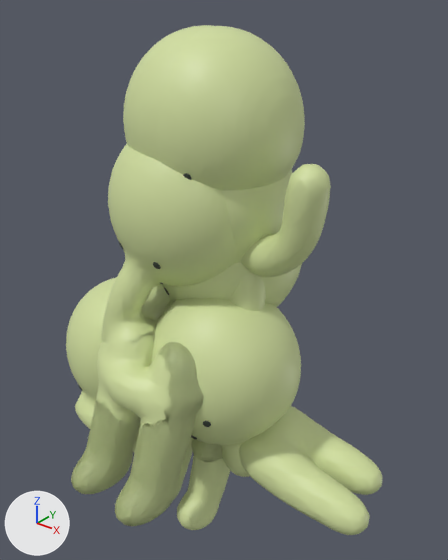
Before and after pictures for a commit that changed the glTF model public/models/smiski-shelf.glb.
Before and after are seen from a camera (50 mm lens) standing at (1.047, -1.232, 1.33) and looking at (0.068, -0.008, 0.571). Lighting does not change. The marker at lower left points along +X, +Y and +Z. The older version comes first. Where no turn or scale is listed for an object, it has been applied to the vertices.

The older version as bpy lines, for what is in view:
```python
me_mesh_10 = bpy.data.meshes.new('Mesh_10')
me_mesh_10.from_pydata(...)  # 4800 vertices, 9596 faces; spans x -0.21..0.398, y -0.188..0.237, z 0.004..1.227
me_mesh_10.materials.append(mat_smiski_resin)  # green #d2dfa0
me_mesh_4 = bpy.data.meshes.new('Mesh_4')
me_mesh_4.from_pydata(...)  # 7340 vertices, 14676 faces; spans x -0.226..0.226, y -0.224..0.305, z -0.226..0.848
me_mesh_4.materials.append(mat_smiski_resin)  # green #d2dfa0
me_mesh_6 = bpy.data.meshes.new('Mesh_6')
me_mesh_6.from_pydata(...)  # 6898 vertices, 13804 faces; spans x -0.241..0.232, y -0.473..0.247, z 0.004..1.032
me_mesh_6.materials.append(mat_smiski_resin)  # green #d2dfa0
ob_continuous_sculpt_002 = bpy.data.objects.new('Continuous sculpt.002', me_mesh_4)
ob_continuous_sculpt_002.location = (0.0, 0.0, 0.0)
ob_continuous_sculpt_003 = bpy.data.objects.new('Continuous sculpt.003', me_mesh_6)
ob_continuous_sculpt_003.location = (0.0, 0.0, 0.0)
ob_continuous_sculpt_005 = bpy.data.objects.new('Continuous sculpt.005', me_mesh_10)
ob_continuous_sculpt_005.location = (0.0, 0.0, 0.0)
# also in view: 'Continuous sculpt.001' at (-0.025, -0.05, 0.223); 'Continuous sculpt.004' at (-0.017, -0.142, 0.508); 'Continuous sculpt' at (-0.011, 0.025, 0.615); 'Continuous sculpt.006' at (0.037, -0.035, 0.232)
```
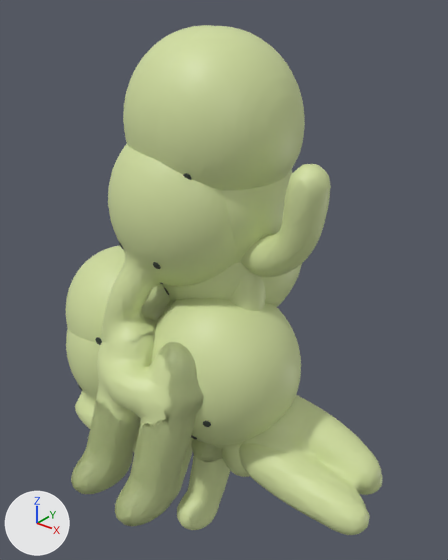
What changed in the scene script:
```text
Add me_mesh_14:
    me_mesh_14.from_pydata(...)  # 5874 vertices, 11748 faces; spans x -0.548..0.584, y -0.22..0.205, z 0.004..0.557
    me_mesh_14.materials.append(mat_smiski_resin)  # green #d2dfa0
Add ob_continuous_sculpt_007:
    ob_continuous_sculpt_007 = bpy.data.objects.new('Continuous sculpt.007', me_mesh_14)
    ob_continuous_sculpt_007.location = (0.0, 0.0, 0.0)
```

Pixel boxes (x1, y1, x2, y2) of what changed, in the pictures (448 x 560 px):
'Continuous sculpt.007', added
    after: (66, 246, 381, 507)
